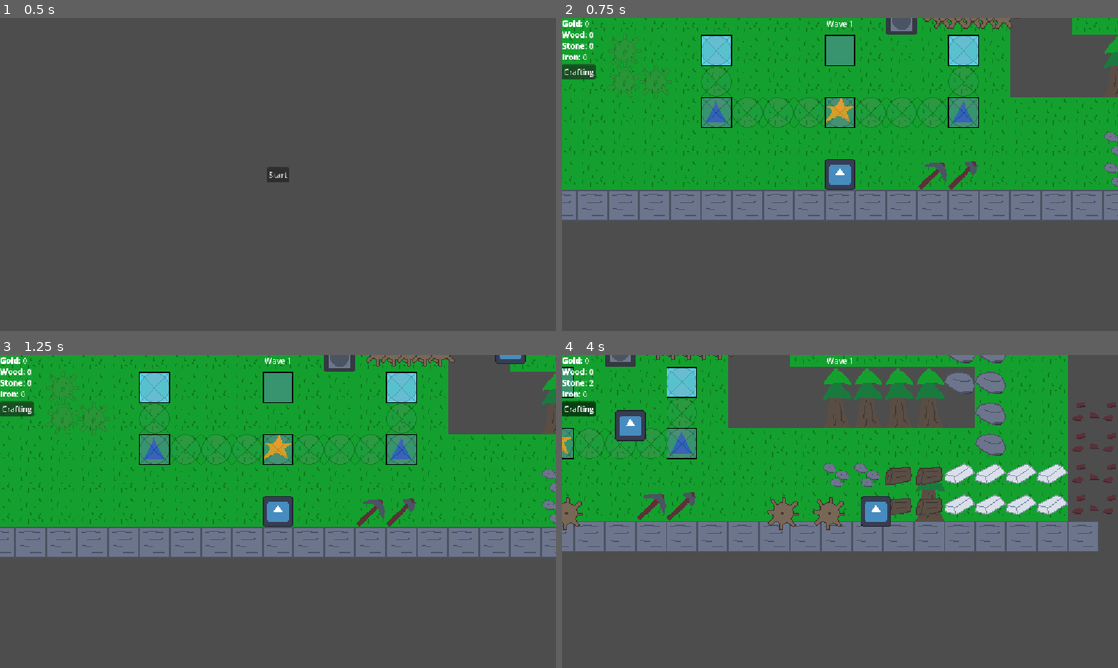
Above: before the commit, frames 1-4 (two rows, left to right).
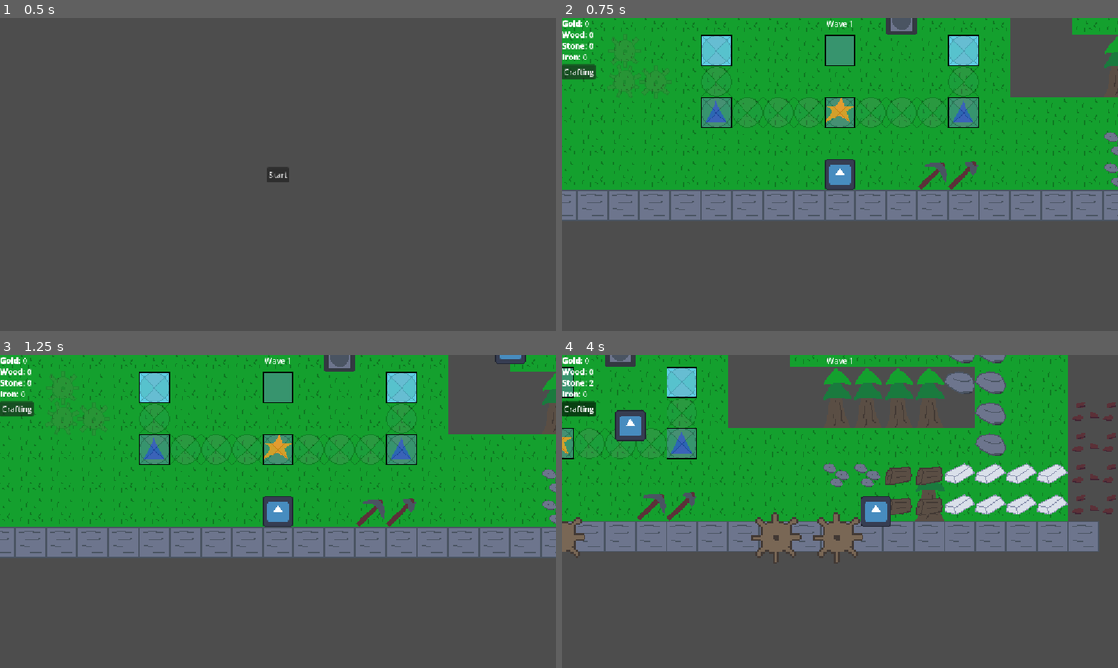
Above: after the commit, the same moments.

Repository: Deeeeelan/serious-game
Game: Godot game, scene res://scenes/title_screen.tscn
Two runs of this game, one before a commit and one after it. Both use one fixed random seed, a clock stepped at 60 frames per second and the inputs below. The engine's default icon, where the game draws it, is replaced by a stand-in: a white triangle on a blue panel in a dark square.
Inputs (mouse positions are in pixels of both pictures, inside the frame that each line leads up to):
- Up to frame 1 (0.5 s): no input
- Up to frame 2 (0.75 s): click "Start" at 0.5 s
- Up to frame 3 (1.25 s): no input
- Up to frame 4 (4 s): click "Crafting" at 1.25 s; tap Enter at 2 s; move the mouse to (962, 495) at 2.02 s; hold D (right) 2.03-2.78 s; hold N (placeGear) 2.03-2.78 s; click (962, 495) at 2.17 s; move the mouse to (728, 527) at 2.77 s; hold S (down) 2.78-3.53 s; tap Q (drop) at 2.85 s; tap N (placeGear) at 3.05, 3.8 s; move the mouse to (895, 442) at 3.52 s; hold D (right) from 3.53 s (still down); hold Space (interact) from 3.53 s (still down)

Frame 1 is identical in both runs. In frame 2, 0.4% of the frame differs, in the area x 65-83%, y 0-4%; in frame 3, 0.4%; in frame 4, 2.6%, in the area x 0-55%, y 0-67%.

Commit message:
Unimplemented large gears, Implement animation to gears

Diff:
--- a/scenes/game.tscn
+++ b/scenes/game.tscn
@@ -16,7 +16,7 @@
 [sub_resource type="TileSetAtlasSource" id="TileSetAtlasSource_kvuet"]
 resource_name = "GearsAndGens"
 texture = ExtResource("2_dinhu")
-0:0/size_in_atlas = Vector2i(4, 4)
+0:0/size_in_atlas = Vector2i(3, 3)
 0:0/animation_columns = 6
 0:0/animation_speed = 5.0
 0:0/animation_frame_0/duration = 1.0
@@ -26,28 +26,58 @@
 0:0/animation_frame_4/duration = 1.0
 0:0/animation_frame_5/duration = 1.0
 0:0/0 = 0
-0:4/size_in_atlas = Vector2i(4, 4)
-0:4/animation_columns = 6
-0:4/animation_speed = 10.0
-0:4/animation_frame_0/duration = 1.0
-0:4/animation_frame_1/duration = 1.0
-0:4/animation_frame_2/duration = 1.0
-0:4/animation_frame_3/duration = 1.0
-0:4/animation_frame_4/duration = 1.0
-0:4/animation_frame_5/duration = 1.0
-0:4/0 = 0
-0:8/size_in_atlas = Vector2i(4, 4)
-0:8/animation_columns = 6
-0:8/animation_speed = 20.0
-0:8/animation_frame_0/duration = 1.0
-0:8/animation_frame_1/duration = 1.0
-0:8/animation_frame_2/duration = 1.0
-0:8/animation_frame_3/duration = 1.0
-0:8/animation_frame_4/duration = 1.0
-0:8/animation_frame_5/duration = 1.0
-0:8/0 = 0
-0:12/size_in_atlas = Vector2i(4, 4)
-0:12/0 = 0
+0:3/size_in_atlas = Vector2i(3, 3)
+0:3/animation_columns = 6
+0:3/animation_speed = 10.0
+0:3/animation_frame_0/duration = 1.0
+0:3/animation_frame_1/duration = 1.0
+0:3/animation_frame_2/duration = 1.0
+0:3/animation_frame_3/duration = 1.0
+0:3/animation_frame_4/duration = 1.0
+0:3/animation_frame_5/duration = 1.0
+0:3/0 = 0
+0:6/size_in_atlas = Vector2i(3, 3)
+0:6/animation_columns = 6
+0:6/animation_speed = 20.0
+0:6/animation_frame_0/duration = 1.0
+0:6/animation_frame_1/duration = 1.0
+0:6/animation_frame_2/duration = 1.0
+0:6/animation_frame_3/duration = 1.0
+0:6/animation_frame_4/duration = 1.0
+0:6/animation_frame_5/duration = 1.0
+0:6/0 = 0
+0:9/size_in_atlas = Vector2i(3, 3)
+0:9/0 = 0
+21:0/size_in_atlas = Vector2i(3, 3)
+21:0/animation_columns = 6
+21:0/animation_speed = 5.0
+21:0/animation_frame_0/duration = 1.0
+21:0/animation_frame_1/duration = 1.0
+21:0/animation_frame_2/duration = 1.0
+21:0/animation_frame_3/duration = 1.0
+21:0/animation_frame_4/duration = 1.0
+21:0/animation_frame_5/duration = 1.0
+21:0/0 = 0
+21:3/size_in_atlas = Vector2i(3, 3)
+21:3/animation_columns = 6
+21:3/animation_speed = 10.0
+21:3/animation_frame_0/duration = 1.0
+21:3/animation_frame_1/duration = 1.0
+21:3/animation_frame_2/duration = 1.0
+21:3/animation_frame_3/duration = 1.0
+21:3/animation_frame_4/duration = 1.0
+21:3/animation_frame_5/duration = 1.0
+21:3/0 = 0
+21:6/size_in_atlas = Vector2i(3, 3)
+21:6/animation_columns = 6
+21:6/animation_speed = 20.0
+21:6/animation_frame_0/duration = 1.0
+21:6/animation_frame_1/duration = 1.0
+21:6/animation_frame_2/duration = 1.0
+21:6/animation_frame_3/duration = 1.0
+21:6/animation_frame_4/duration = 1.0
+21:6/animation_frame_5/duration = 1.0
+21:6/0 = 0
 
 [sub_resource type="TileSet" id="TileSet_b12ix"]
 sources/0 = SubResource("TileSetAtlasSource_kvuet")
@@ -95,7 +125,7 @@
 tile_set = ExtResource("1_uwrxv")
 
 [node name="GearAndGenMap" type="TileMapLayer" parent="Node2D/Terrain" unique_id=965642568]
-tile_map_data = PackedByteArray("AAAHAPT/AAAAAAAAAAAIAPT/AAAAAAAAAAAJAPT/AAAAAAAAAAAKAPT/AAAAAAAAAAALAPT/AAAAAAAAAAAKAPP/AAAAAAAAAAAJAPP/AAAAAAAAAAAIAPP/AAAAAAAAAAAHAPP/AAAAAAAAAAAGAPP/AAAAAAAAAAAFAPP/AAAAAAAAAAAEAPP/AAAAAAAAAAA=")
+scale = Vector2(2, 2)
 tile_set = SubResource("TileSet_b12ix")
 
 [node name="Mobs" type="Node2D" parent="Node2D" unique_id=302977151]
--- a/scripts/gear_manager.gd
+++ b/scripts/gear_manager.gd
@@ -3,7 +3,7 @@
 var components: Dictionary[Vector2i,Component] = {}
 var generators: Array[Vector2i] = []
 var gears: Array[Vector2i] = []
-var genInfo: Dictionary = {3:{"speed":10, "torque":50}, 4:{"speed":20, "torque":100}}
+var genInfo: Dictionary = {1:{"speed":5, "torque":50}, 2:{"speed":10, "torque":200}, 3:{"speed":20, "torque":500}}
 
 @onready var player: CharacterBody2D = $"../Node2D/Player"
 @onready var componentMap: TileMapLayer = $"../Node2D/Terrain/GearAndGenMap"
@@ -72,7 +72,8 @@
 			component.visualSpeed = components[currentGenPos].speed
 
 func _input(event: InputEvent) -> void: ##method for placing test gear/generator
-	var playerTilemapCoords: Vector2i = componentMap.local_to_map(player.position)
+	@warning_ignore("integer_division")
+	var playerTilemapCoords: Vector2i = componentMap.local_to_map(player.position)/2
 
 	if event.is_action_pressed("placeGear"): ##testing version of placing gear
 		placeGear(playerTilemapCoords)
@@ -87,10 +88,15 @@
 	for componentCoords in components:
 		var component: Component = components[componentCoords]
 
-		if component.genID == 0 and component.speed != 0:
-			componentMap.set_cell(componentCoords, 0, Vector2i(1, 0))
-		else:
-			componentMap.set_cell(componentCoords, 0, Vector2i(0, component.genID))
+		if component.genID == 0:
+			if component.speed == 0:
+				componentMap.set_cell(componentCoords, 0, Vector2i(0, 9))
+			elif component.speed < 0:
+				@warning_ignore("integer_division")
+				componentMap.set_cell(componentCoords, 0, Vector2i(21, int(3 * log(component.speed / 5) / log(2))))
+			else:
+				@warning_ignore("integer_division")
+				componentMap.set_cell(componentCoords, 0, Vector2i(0, int(3 * log(component.speed / 5) / log(2))))
 
 func updateGearLogic() -> void:
 	for gearPos in gears:
@@ -104,7 +110,7 @@
 		generators.erase(playerTilemapCoords)
 		gears.append(playerTilemapCoords)
 		components[playerTilemapCoords].resetTo()
-	elif playerTilemapCoords in components:
+	elif playerTilemapCoords in components and playerTilemapCoords not in gears:
 		gears.append(playerTilemapCoords)
 		components[playerTilemapCoords].resetTo()
 	else:
Binary file changed: assets/images/tilemaps/gearmap.png
